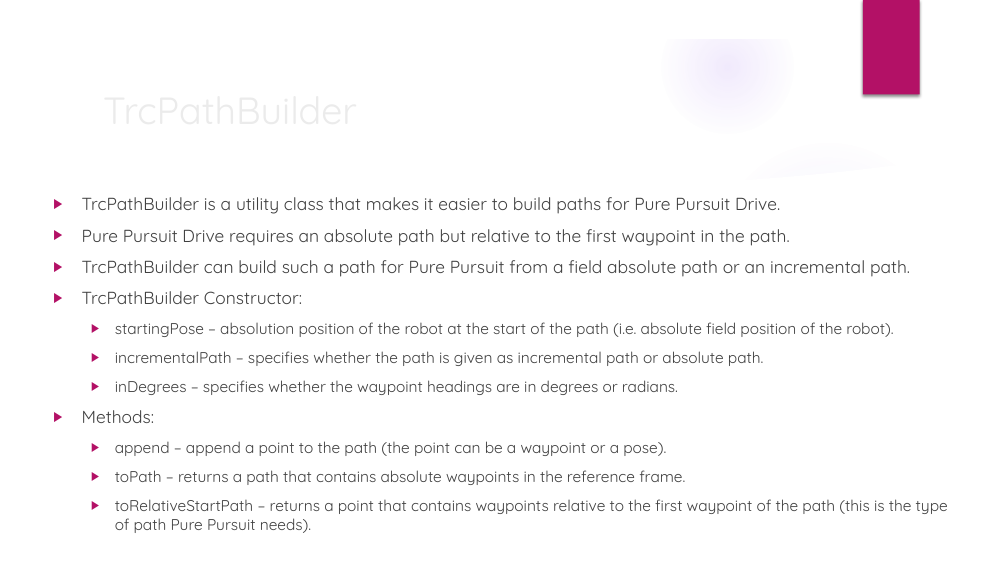
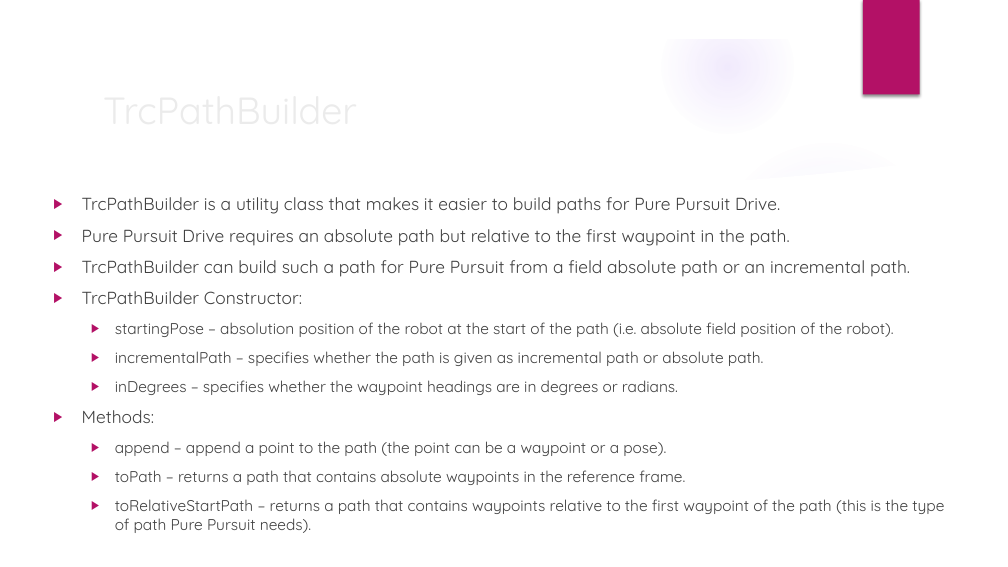
Before and after one commit to trc492/FrcProgrammingClass, a slide deck: slide 14 of Lesson9/AdvancedRoboticsLesson9.pptx (slide 11 before the commit). Drawn at 1008x567 pixels with LibreOffice and Linux fonts; fonts in the diff are those of the drawing; background and template pictures are left out. Boxes give left, top, right and bottom in pixels: in the first picture for what was removed or moved away, otherwise in the second. Text is boxed around its words. In the diff, an @@ line names an element or a change of style, - is before the commit and + after.

```diff
--- a/Lesson9/AdvancedRoboticsLesson9.pptx
+++ b/Lesson9/AdvancedRoboticsLesson9.pptx
@@ text at (115, 499, 944, 533): text changed @@
-  ▶ toRelativeStartPath – returns a point that contains waypoints relative to the first waypoint of the path (this is the type of path Pure Pursuit needs).
+  ▶ toRelativeStartPath – returns a path that contains waypoints relative to the first waypoint of the path (this is the type of path Pure Pursuit needs).
```
Also in this commit, not shown: 2 other slides changed.
